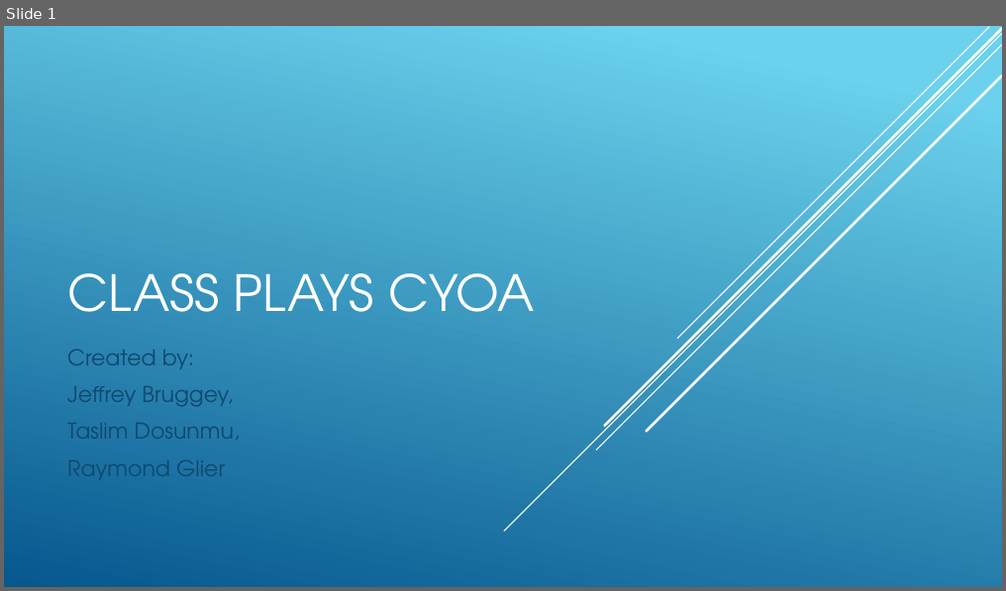
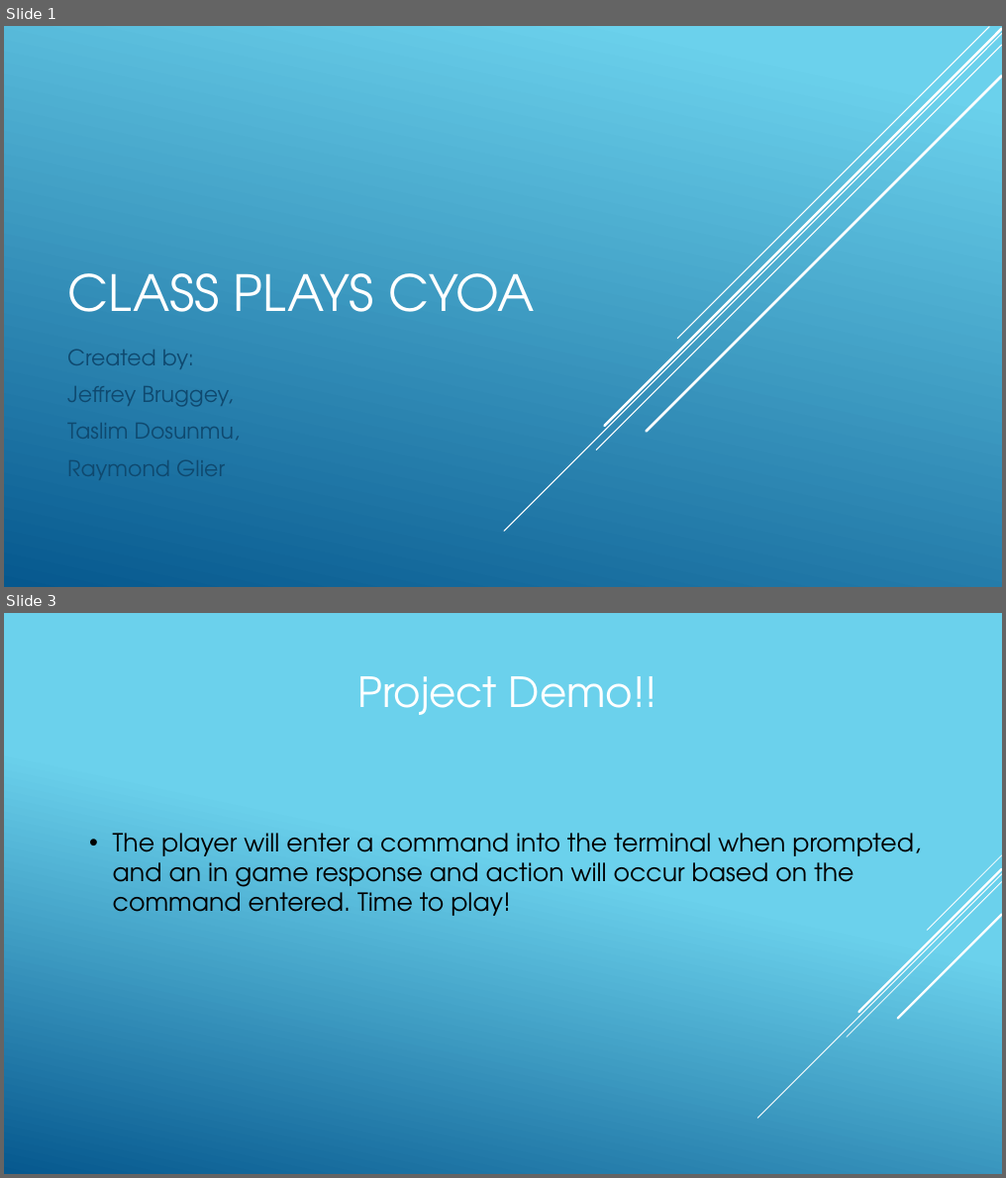
Before and after one commit to JayDosunmu/class_plays_cyoa, a slide deck: SLP_Project_Demo.pptx. Shown one above the other, each under a label of ours: slide 1 before the commit, slides 1 and 3 after it; the slides between them are not shown. The pictures are 1006x591 and 1006x1178 pixels, drawn with LibreOffice and Linux fonts; fonts in the diff are those of the drawing. Boxes give left, top, right and bottom in pixels: in the first picture for what was removed or moved away, otherwise in the second. Text is boxed around its words. In the diff, an @@ line names an element or a change of style, - is before the commit and + after.

```diff
--- a/SLP_Project_Demo.pptx
+++ b/SLP_Project_Demo.pptx
@@ slide 3 added at box(4, 613, 1002, 1174), background gradient #6ED2EB to #06588E @@
@@ text added at box(357, 676, 657, 715), 40 pt, text #FFFFFF @@
+Project Demo!!
@@ text added at box(113, 833, 921, 916), 24 pt, text #000000 @@
+• The player will enter a command into the terminal when prompted, and an in game response and action will occur based on the command entered. Time to play!
@@ group added at box(757, 856, 1002, 1118): 5 lines @@
```
Also in this commit, not shown: 5 other slides added, 1 slide removed.
